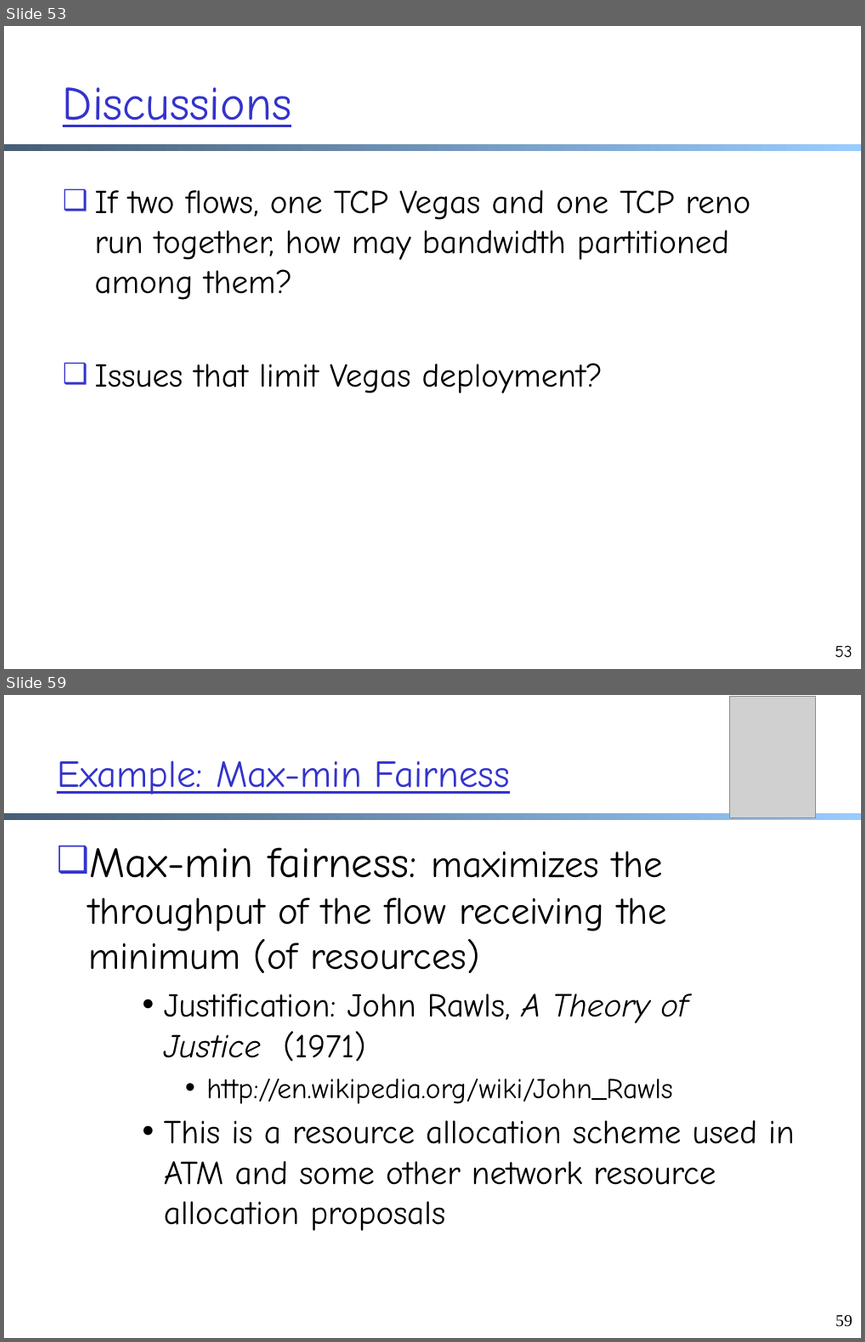
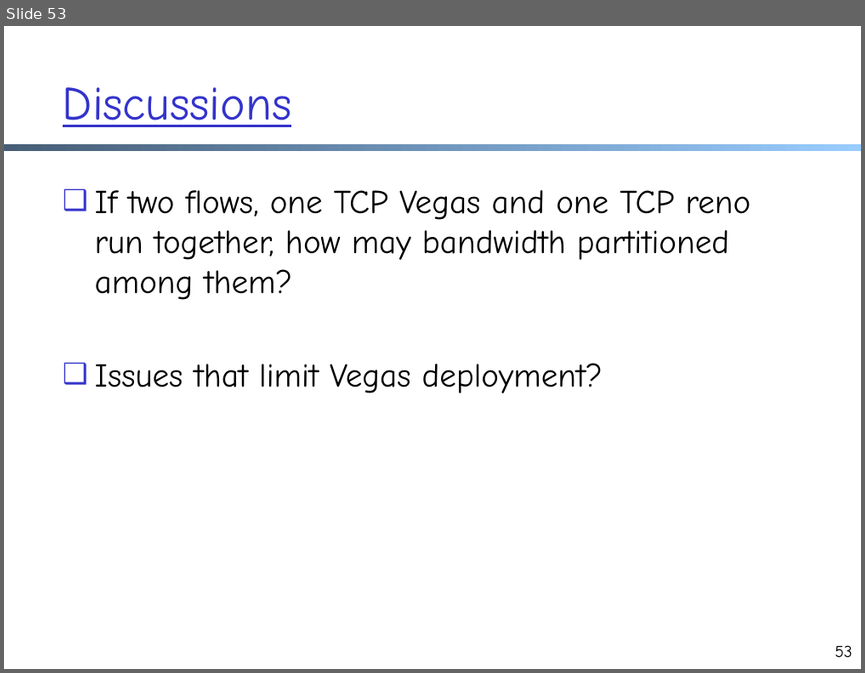
Before and after one commit to xiangq27/xiangq27.github.io, a slide deck: courses/cnns-xmuf22/files/lectures/transport-cc.pptx. Shown one above the other, each under a label of ours: slides 53 and 59 before the commit, slide 53 after it; the slides between them are not shown. The pictures are 865x1342 and 865x673 pixels, drawn with LibreOffice and Linux fonts; fonts in the diff are those of the drawing; grey boxes stand for pictures. Boxes give left, top, right and bottom in pixels: in the first picture for what was removed or moved away, otherwise in the second. Text is boxed around its words. In the diff, an @@ line names an element or a change of style, - is before the commit and + after.

```diff
--- a/courses/cnns-xmuf22/files/lectures/transport-cc.pptx
+++ b/courses/cnns-xmuf22/files/lectures/transport-cc.pptx
@@ slide 59 removed at [4, 695, 861, 1338], background #FFFFFF; not listed: 1 template element that a slide beside it also shows @@
@@ picture removed at [730, 697, 815, 817] @@
@@ text removed at [57, 760, 510, 794] @@
-Example: Max-min Fairness
@@ text removed at [89, 847, 794, 1231] @@
-❑ Max-min fairness: maximizes the throughput of the flow receiving the minimum (of resources)
-    • Justification: John Rawls, A Theory of Justice (1971)
-      • http://en.wikipedia.org/wiki/John_Rawls
-    • This is a resource allocation scheme used in ATM and some other network resource allocation proposals
@@ page number removed at [835, 1315, 852, 1327] @@
-59
```
Also in this commit, not shown: 1 slide changed, 12 other slides removed, 5 other files.
